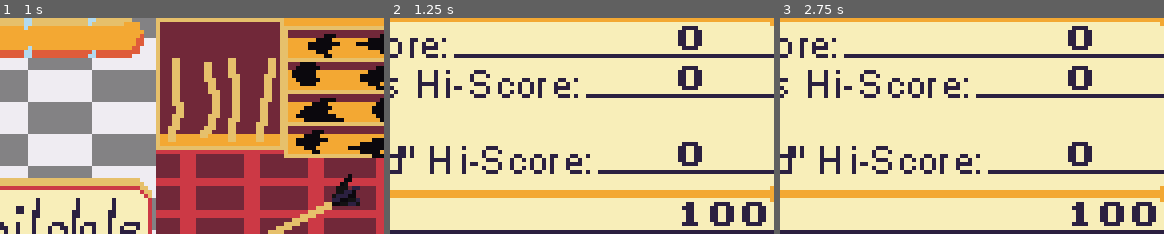
Above: before the commit, frames 1-3 (left to right).
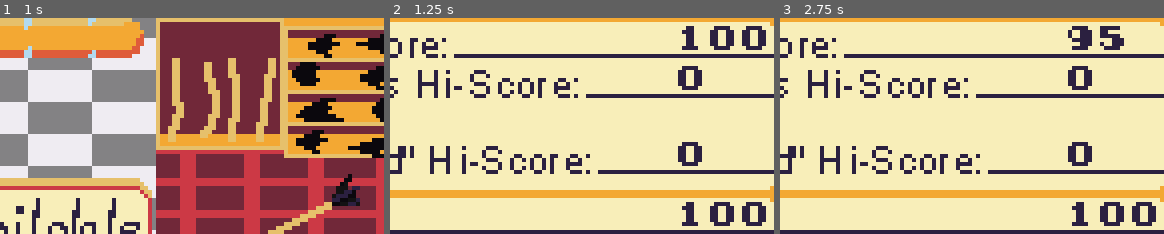
Above: after the commit, the same moments.

Repository: ololili/MusicGame
Game: Godot game, scene res://Code/Main/main.tscn
Same seed, same stepped clock (60 frames per second), same inputs: the game is played once before the commit and once after it.
Inputs:
- Up to frame 1 (1 s): tap Space (button) at 0.5 s; hold Space (button) from 0.53 s (still down)
- Up to frame 2 (1.25 s): keep holding Space (button)
- Up to frame 3 (2.75 s): release Space (button) at 1.28 s; tap Space (button) at 1.35, 2 s; hold Space (button) from 2.03 s (still down)
The pictures show only the part of the screen within x 46-96%, y 3-53%; the shares and areas given below are measured in that part.

Frame 1 is identical in both runs. In frame 2, 1.4% of the frame differs, in the area x 75-98%, y 3-15%; in frame 3, 0.6%.

Commit message:
added my hi scores

Diff:
--- a/src/Code/Main/globals.gd
+++ b/src/Code/Main/globals.gd
@@ -59,15 +59,11 @@
 	received_damage.emit(amount)
 
 func start_fase_two():
-	print("It should not be fase two yet: " + str(is_fase_two))
 	is_fase_two = true
-	print("It should now be fase two: " + str(is_fase_two))
 	started_fase_two.emit()
 
 func start_fase_three():
-	print("It should not be fase three yet: " + str(is_fase_three))
 	is_fase_three = true
-	print("It should now be fase three: " + str(is_fase_three))
 	started_fase_three.emit()
 
 func start_fighting():
--- a/src/Code/Sound/Songs/effervesce.tres
+++ b/src/Code/Sound/Songs/effervesce.tres
@@ -10,7 +10,7 @@
 time_to_fase_two = 42.0
 has_fase_three = false
 time_to_fase_three = 42.0
-mine = 0.0
+mine = 51.0
 jan_louw = 0.0
 sannie = 0.0
 player_hi_score = 0.0
--- a/src/Code/Sound/Songs/lights_out.tres
+++ b/src/Code/Sound/Songs/lights_out.tres
@@ -10,8 +10,8 @@
 time_to_fase_two = 12.0
 has_fase_three = true
 time_to_fase_three = 60.0
-mine = 0.0
+mine = 95.0
+jan_louw = 0.0
 sannie = 0.0
-jan_louw = 0.0
+player_hi_score = 0.0
 player = 0.0
-player_hi_score = 0.0
--- a/src/Code/Sound/Songs/melody_meadow.tres
+++ b/src/Code/Sound/Songs/melody_meadow.tres
@@ -10,8 +10,8 @@
 time_to_fase_two = 5.0
 has_fase_three = true
 time_to_fase_three = 34.0
-mine = 0.0
+mine = 100.0
+jan_louw = 0.0
 sannie = 0.0
-jan_louw = 0.0
+player_hi_score = 0.0
 player = 0.0
-player_hi_score = 0.0
--- a/src/Code/Sound/Songs/mountain_trials.tres
+++ b/src/Code/Sound/Songs/mountain_trials.tres
@@ -10,7 +10,7 @@
 time_to_fase_two = 12.0
 has_fase_three = false
 time_to_fase_three = 0.0
-mine = 0.0
+mine = 80.0
 jan_louw = 0.0
 sannie = 0.0
 player_hi_score = 0.0
--- a/src/Code/Sound/Songs/sky_man.tres
+++ b/src/Code/Sound/Songs/sky_man.tres
@@ -10,7 +10,7 @@
 time_to_fase_two = 21.0
 has_fase_three = true
 time_to_fase_three = 43.0
-mine = 0.0
+mine = 85.0
 jan_louw = 0.0
 sannie = 0.0
 player_hi_score = 0.0
--- a/src/Code/Sound/Songs/so_long_syndrome.tres
+++ b/src/Code/Sound/Songs/so_long_syndrome.tres
@@ -10,7 +10,7 @@
 time_to_fase_two = 30.0
 has_fase_three = false
 time_to_fase_three = 30.0
-mine = 0.0
+mine = 80.0
 jan_louw = 0.0
 sannie = 0.0
 player_hi_score = 0.0
--- a/src/Code/Sound/Songs/sparkle_stars.tres
+++ b/src/Code/Sound/Songs/sparkle_stars.tres
@@ -10,7 +10,7 @@
 time_to_fase_two = 14.0
 has_fase_three = true
 time_to_fase_three = 35.0
-mine = 0.0
+mine = 100.0
 jan_louw = 0.0
 sannie = 0.0
 player_hi_score = 0.0
